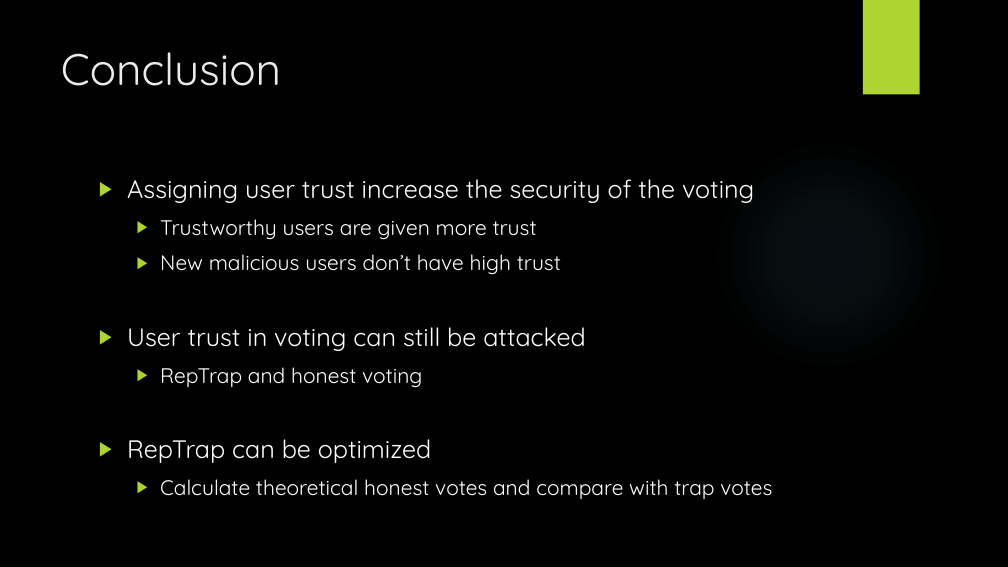
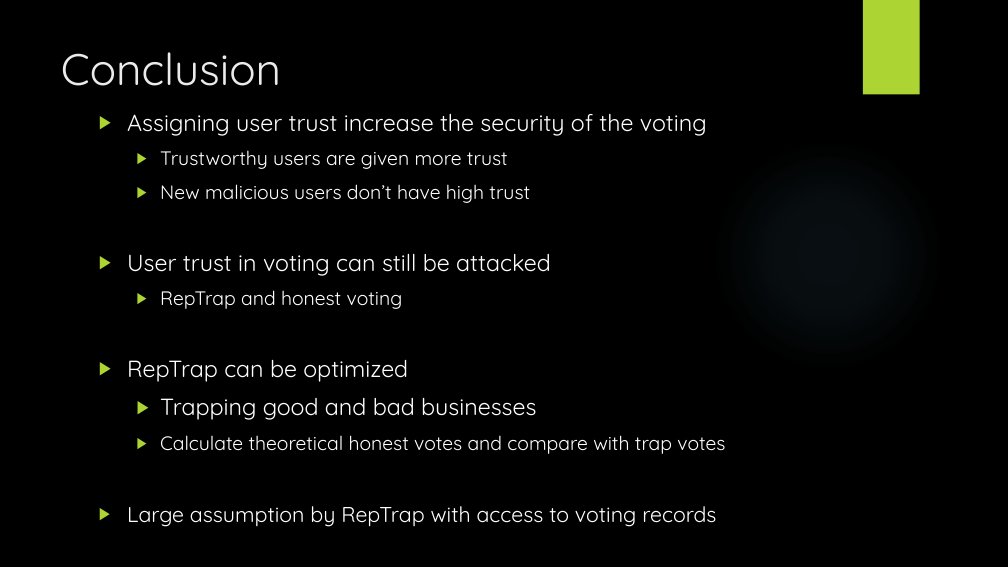
Before and after one commit to jkubath/User-Trust-and-Malicious-Voting, a slide deck: slide 12 of User Trust and Malicious Voting.pptx (slide 10 before the commit). Drawn at 1008x567 pixels with LibreOffice and Linux fonts; fonts in the diff are those of the drawing; background and template pictures are left out. Boxes give left, top, right and bottom in pixels: in the first picture for what was removed or moved away, otherwise in the second. Text is boxed around its words. In the diff, an @@ line names an element or a change of style, - is before the commit and + after.

```diff
--- a/User Trust and Malicious Voting.pptx
+++ b/User Trust and Malicious Voting.pptx
@@ text "Assigning user trust increase the ...": place and size @@
-text "Assigning user trust increase the ..." at [127,179,772,499]
+text "Assigning user trust increase the ..." at [127,114,725,527]
@@ text at [127,114,725,454]: size 24 to 22.2 pt in "Assigning user trust increase the security of ...", "User trust in voting can still be ...", "RepTrap can be optimized"; size 20 to 18.5 pt in "Trustworthy users are given more trust", "New malicious users don’t have high trust", "RepTrap and honest voting", "Calculate theoretical honest votes and compare with ..." @@
@@ text at [160,398,536,420]: paragraph added @@
+  ▶ Trapping good and bad businesses
@@ text at [127,506,716,527]: paragraph added @@
+▶ Large assumption by RepTrap with access to voting records
```
Also in this commit, not shown: 2 slides added, 1 other file.
